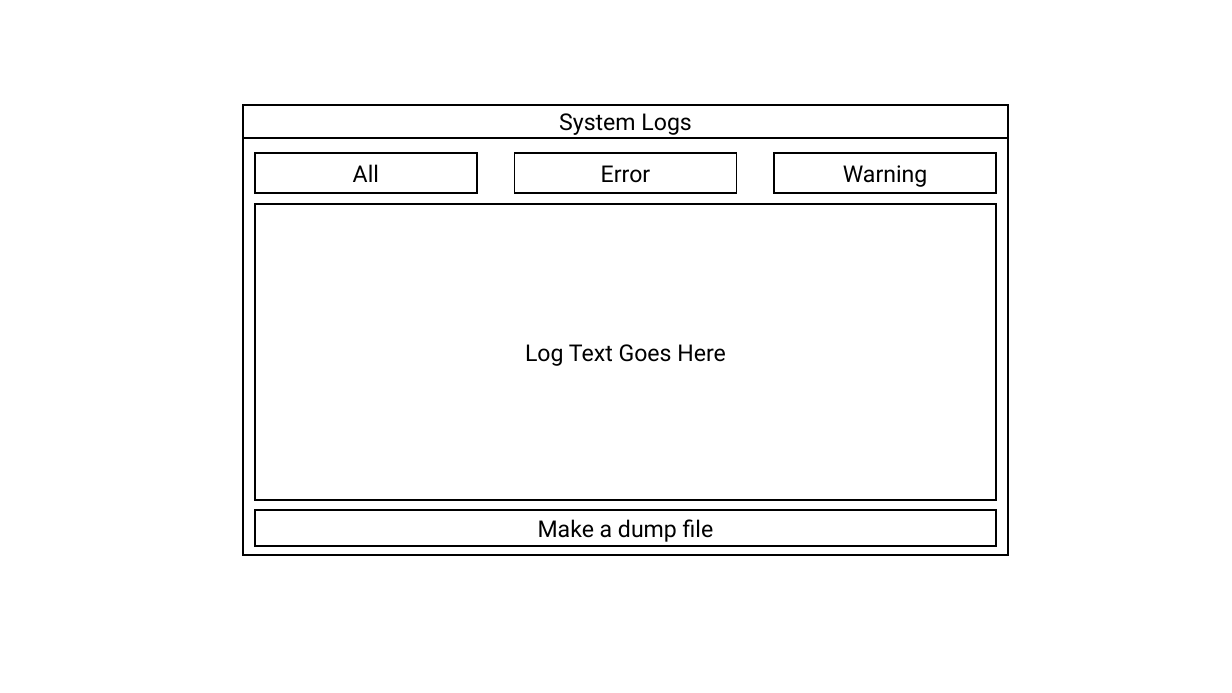
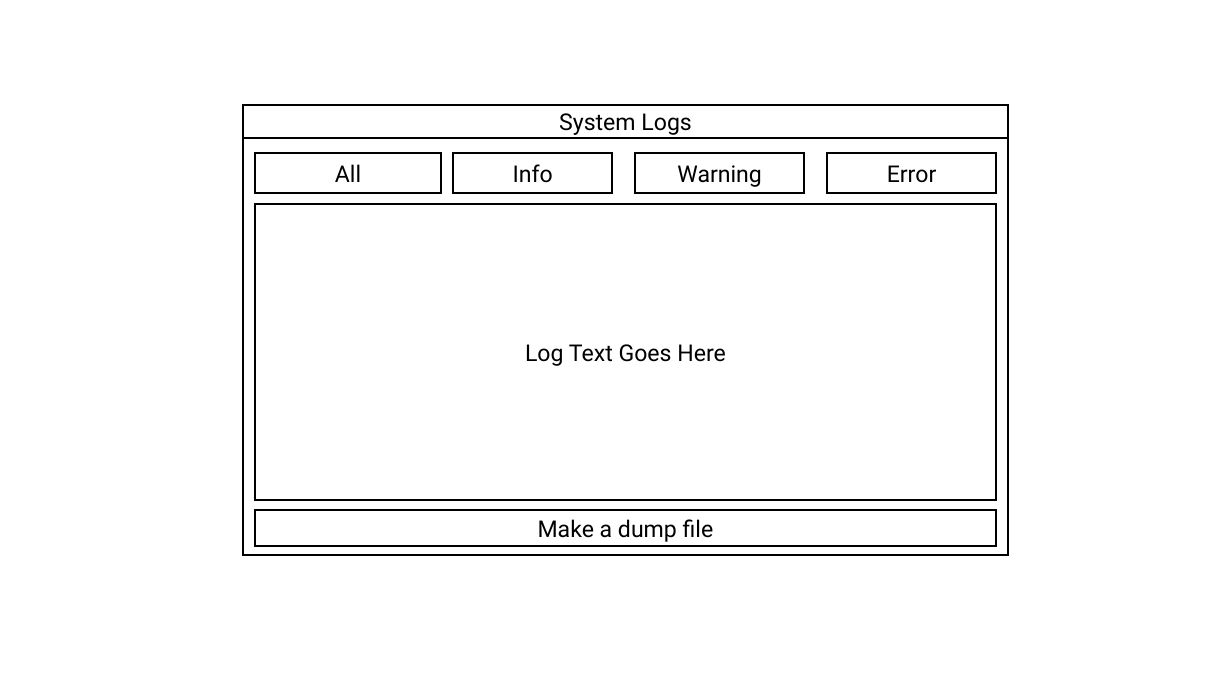
Before and after one commit to 410-dev/KSTraderMachine, a slide deck: slide 2 of uidesign.pptx. Drawn at 1232x693 pixels with LibreOffice and Linux fonts; fonts in the diff are those of the drawing. Boxes give left, top, right and bottom in pixels: in the first picture for what was removed or moved away, otherwise in the second. Text is boxed around its words. In the diff, an @@ line names an element or a change of style, - is before the commit and + after.

```diff
--- a/uidesign.pptx
+++ b/uidesign.pptx
@@ rectangle "All" resized from (x1=255, y1=153, x2=477, y2=194) to (x1=255, y1=153, x2=442, y2=194) @@
@@ rectangle added at (x1=453, y1=153, x2=613, y2=194), fill #FFFFFF, outline #000000 1.5 pt, 18 pt, text #000000 @@
+Info
@@ rectangle "Warning" resized from (x1=775, y1=153, x2=996, y2=194) to (x1=635, y1=153, x2=804, y2=194) @@
@@ rectangle "Error" resized from (x1=515, y1=153, x2=737, y2=194) to (x1=827, y1=153, x2=996, y2=194) @@
```
Also in this commit, not shown: 1 other slide changed.
